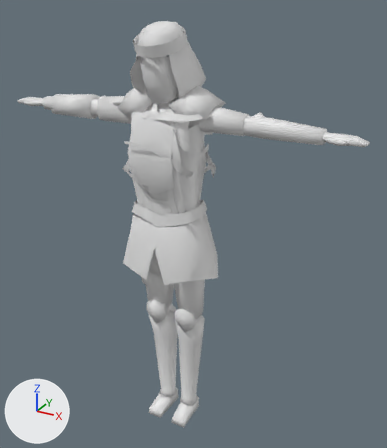
Two versions of the Blender file Assets/Models/wood-puppet.blend, one commit apart.
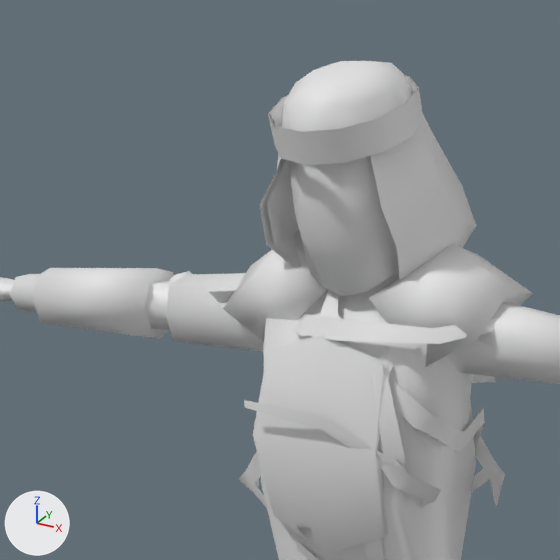
Each version is shown whole from a camera (50 mm lens) standing at (1.14, -1.878, 2.027) and looking at (0.072, 0.065, 1.055), then close up on the part from 10% to 61% of the width and 0% to 44% of the height. Arrows for +X, +Y and +Z are at lower left; the lights stay in place.

Objects in the first close-up: 'Cest', 'Character', 'Crown', 'Head', 'Hood.001', 'Root 1', 'Shoulders', 'Shoulders.001', 'Signature', 'Upper Arm', 'Upper Arm.001', 'Upper Arm.002'.
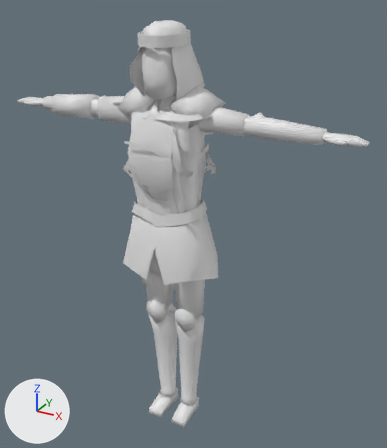
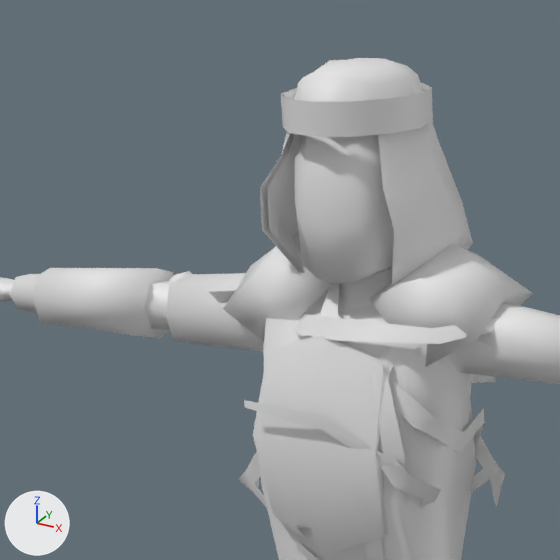
Where the newer file only moved an object's origin or applied its transform, the numbers keep the older frame.

What differs and where, as boxes (x1, y1, x2, y2) in the close-ups (560 x 560 px):
'Hood.001', reshaped
    before: (259, 61, 476, 280)
    after: (260, 58, 473, 285)
'Head', moved, turned
    before: (290, 156, 399, 296)
    after: (295, 135, 394, 284)
'Crown', moved, turned
    before: (268, 75, 423, 165)
    after: (281, 83, 433, 137)

Patch to the scene script:
```diff
--- a/Assets/Models/wood-puppet.blend.py
+++ b/Assets/Models/wood-puppet.blend.py
@@ me_cube_029 @@
 me_cube_029.from_pydata(...)  # 126 vertices, 97 faces; spans x -1.59..1.6, y -1.12..1.4, z -2.87..0.6
 # used by ob_hood_001; location = (0.0, -0.062, 1.845); rotation_euler = (0.29, 0.0, 0.0), in degrees (17, 0, 0); scale = (0.0889, 0.0889, 0.0974)
+# me_cube_029 part 1: the whole mesh is multiplied about its middle by the matrix ((1.0, 0.0, 0.0), (0.0, 0.974, 0.249), (0.0, -0.208, 0.974)), then moved by (0.0, 0.05, 0.01)
 me_cube_029.materials.append(mat_material)
@@ ob_head @@
 ob_head = bpy.data.objects.new('Head', me_cube_014)
-ob_head.location = (0.0, -0.02, 1.722)
-ob_head.rotation_euler = (0.29, 0.0, 0.0)  # degrees (17, 0, 0)
+ob_head.location = (0.0, -0.021, 1.725)
+ob_head.rotation_euler = (0.061, 0.0, 0.0)  # degrees (3.5, 0, 0)
 ob_head.scale = (0.0813, 0.0813, 0.089)
@@ ob_crown @@
 ob_crown = bpy.data.objects.new('Crown', me_cylinder_003)
-ob_crown.location = (0.0, -0.065, 1.845)
-ob_crown.rotation_euler = (0.29, 0.0, 0.0)  # degrees (17, 0, 0)
+ob_crown.location = (0.0, -0.036, 1.855)
+ob_crown.rotation_euler = (0.061, 0.0, 0.0)  # degrees (3.5, 0, 0)
 ob_crown.scale = (0.0952, 0.107, 0.0213)
```
